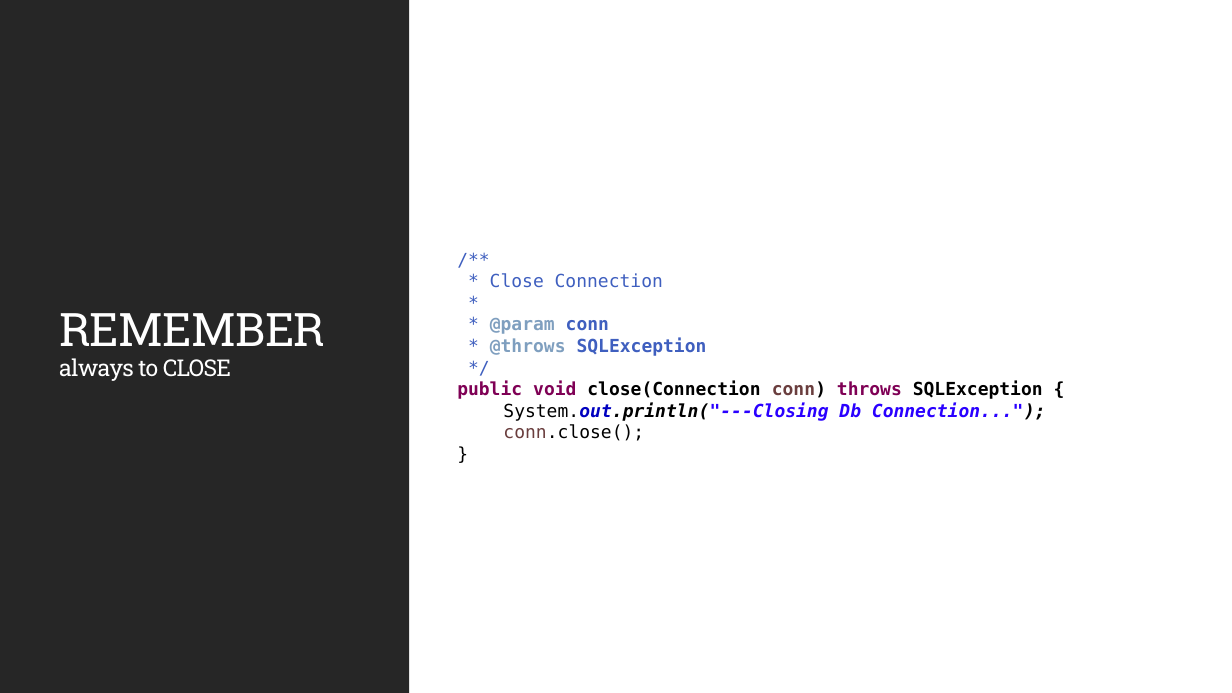
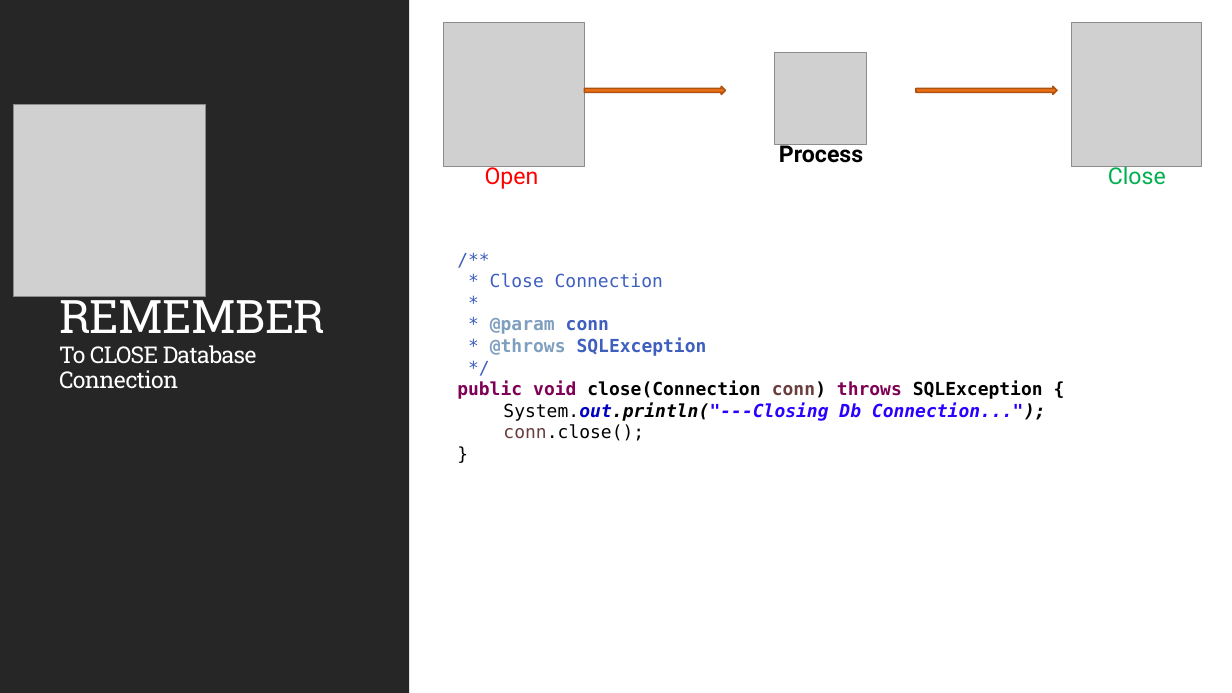
Before and after one commit to JSS-DEVCORE/JdbcExample, a slide deck: slide 15 of docs/JDBC Insights.pptx. Drawn at 1232x693 pixels with LibreOffice and Linux fonts; fonts in the diff are those of the drawing; grey boxes stand for pictures. Boxes give left, top, right and bottom in pixels: in the first picture for what was removed or moved away, otherwise in the second. Text is boxed around its words. In the diff, an @@ line names an element or a change of style, - is before the commit and + after.

```diff
--- a/docs/JDBC Insights.pptx
+++ b/docs/JDBC Insights.pptx
@@ picture added at (x1=444, y1=22, x2=585, y2=166) @@
@@ picture added at (x1=1072, y1=22, x2=1202, y2=166) @@
@@ picture added at (x1=775, y1=53, x2=867, y2=145) @@
@@ right arrow added at (x1=584, y1=86, x2=726, y2=94), fill #EC7016, outline #AF5310 1.25 pt @@
@@ right arrow added at (x1=916, y1=86, x2=1057, y2=94), fill #EC7016, outline #AF5310 1.25 pt @@
@@ picture added at (x1=14, y1=104, x2=206, y2=297) @@
@@ text added at (x1=779, y1=144, x2=863, y2=162), 18 pt, text #000000, bold @@
+Process
@@ text added at (x1=485, y1=163, x2=539, y2=189), 18 pt, text #FF0000 @@
+Open
@@ text added at (x1=1108, y1=163, x2=1166, y2=185), 18 pt, text #00B050 @@
+Close
@@ title at (x1=59, y1=292, x2=325, y2=389): text changed @@
-REMEMBER
-always to CLOSE
+REMEMBER
+To CLOSE Database Connection
```
Also in this commit, not shown: 4 other slides changed, 1 slide added.
